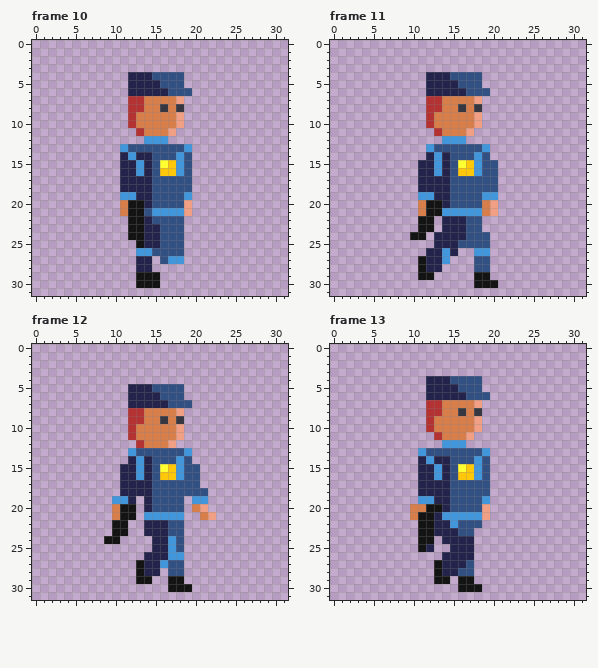
File history of a pixel-art file, assets/asesprite/cop.ase. This is how it looked before the edit.
32x32 pixels, 34 frames. Shown: frame 10, frame 11, frame 12, frame 13. The commit also changed other frames, which this record leaves out.
The same view after the edit:
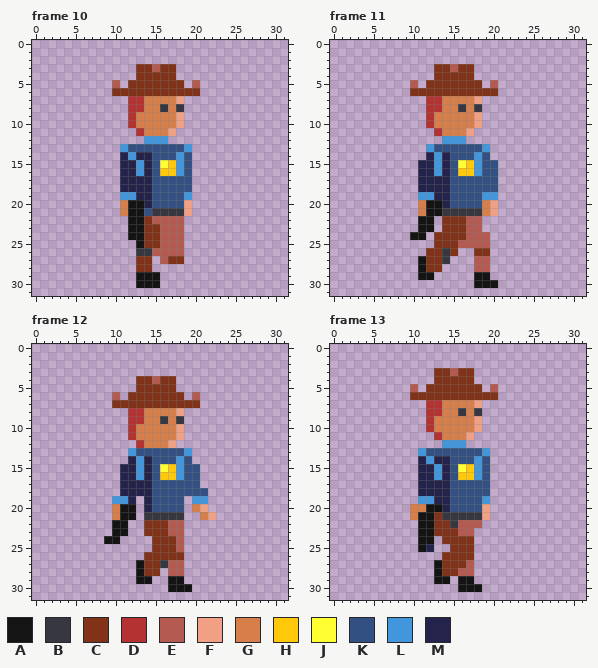
Palette (. is transparent): A #141414  B #373741  C #823219  D #b43232  E #b45a50  F #f2a085  G #d77e4b  H #ffc80a  J #ffff32  K #325082  L #4196dc  M #23234b
Changes in this commit:
--- frame 10
@@ x 8..22 @@
  2 ...............
- 3 ...............
- 4 ....MMMKKKK....
- 5 ....MMMMKKK....
- 6 ....MMMMMKKK...
+ 3 .....CCECC.....
+ 4 .....CCCCC.....
+ 5 ..E.CCCCCCC.E..
+ 6 ..CCCCCCCCCCC..
  7 ....DDGGGGF....
@@ x 11..20 @@
 20 GAAMKKKKF.
-21 GAAKLLLLF.
-22 .AAMKKKK..
-23 .AAMMKKK..
-24 .AAMMKKK..
-25 ..AMMKKK..
-26 ..LLKKKK..
-27 ..MM.KLL..
-28 ..MM......
+21 GAAKBBBBF.
+22 .AACEEEE..
+23 .AACCEEE..
+24 .AACCEEE..
+25 ..ACCEEE..
+26 ..BBEEEE..
+27 ..CC.ECC..
+28 ..CC......
 29 ..AAA.....
--- frame 11
@@ x 8..22 @@
  2 ...............
- 3 ...............
- 4 ....MMMKKKK....
- 5 ....MMMMKKK....
- 6 ....MMMMMKKK...
+ 3 .....CCECC.....
+ 4 .....CCCCC.....
+ 5 ..E.CCCCCCC.E..
+ 6 ..CCCCCCCCCCC..
  7 ....DDGGGGF....
@@ x 10..21 @@
 20 .GAAMKKKKGF.
-21 .GAALLLLLGF.
-22 .AA.MMMKK...
-23 .AA.MMMKK...
-24 AA.MMMMKKK..
-25 ...MMMKKKK..
-26 ..MMLM..LL..
-27 .AMML...KK..
-28 .AMM....KK..
+21 .GAABBBBBGF.
+22 .AA.CCCEE...
+23 .AA.CCCEE...
+24 AA.CCCCEEE..
+25 ...CCCEEEE..
+26 ..CCBC..CC..
+27 .ACCB...EE..
+28 .ACC....EE..
 29 .AA.....AA..
--- frame 12
@@ x 8..22 @@
  3 ...............
- 4 ...............
- 5 ....MMMKKKK....
- 6 ....MMMMKKK....
- 7 ....MMMMMKKK...
+ 4 .....CCECC.....
+ 5 .....CCCCC.....
+ 6 ..E.CCCCCCC.E..
+ 7 ..CCCCCCCCCCC..
  8 ....DDGGGGF....
@@ x 12..20 @@
 20 A.MKKKK.G
-21 A.LLLLL..
-22 ..MMMKK..
-23 ..MMMKK..
-24 ...MMLK..
-25 ...MMLK..
-26 ..MMMLL..
-27 .AMMLKK..
-28 .AMM.KK..
+21 A.BBBBB..
+22 ..CCCEE..
+23 ..CCCEE..
+24 ...CCCE..
+25 ...CCCE..
+26 ..CCCCC..
+27 .ACCBEE..
+28 .ACC.EE..
 29 .AA..AA..
--- frame 13
@@ x 8..22 @@
  2 ...............
- 3 ...............
- 4 ....MMMKKKK....
- 5 ....MMMMKKK....
- 6 ....MMMMMKKK...
+ 3 .....CCECC.....
+ 4 .....CCCCC.....
+ 5 ..E.CCCCCCC.E..
+ 6 ..CCCCCCCCCCC..
  7 ....DDGGGGF....
@@ x 11..20 @@
 20 GAAMKKKKF.
-21 AAMLLLLLF.
-22 AAMMLKKK..
-23 AAMMMKK...
-24 AA.MMMM...
-25 AM..MMM...
-26 ...MMMM...
-27 ..AMMMK...
-28 ..AMMKK...
+21 AACBBBBBF.
+22 AACCBEEE..
+23 AACCCEE...
+24 AA.CCCC...
+25 AM..CCC...
+26 ...CCCC...
+27 ..ACCCE...
+28 ..ACCEE...
 29 ..AA.AA...
